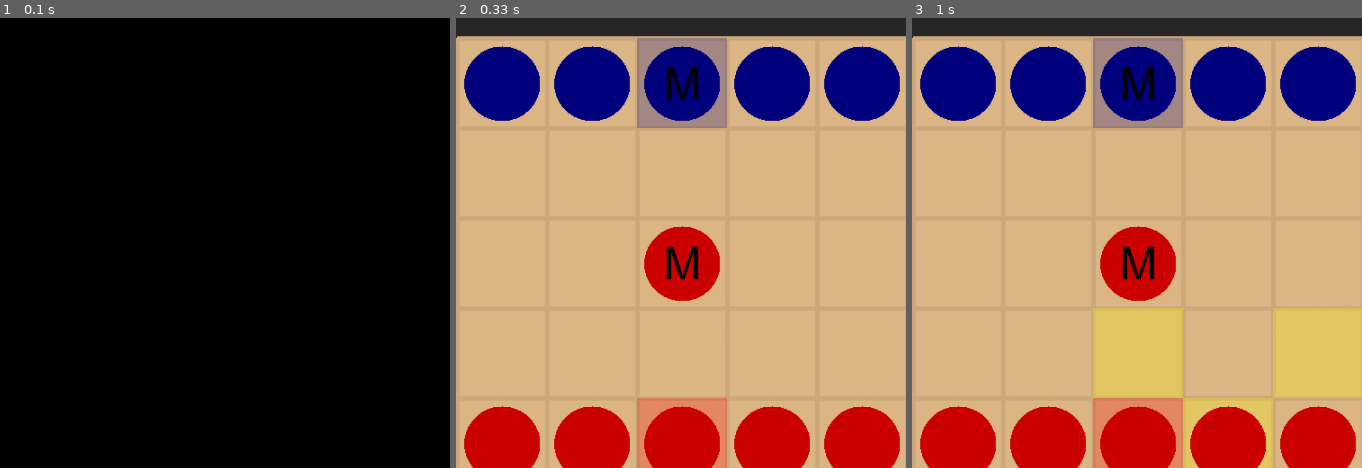
Above: before the commit, frames 1-3 (left to right).
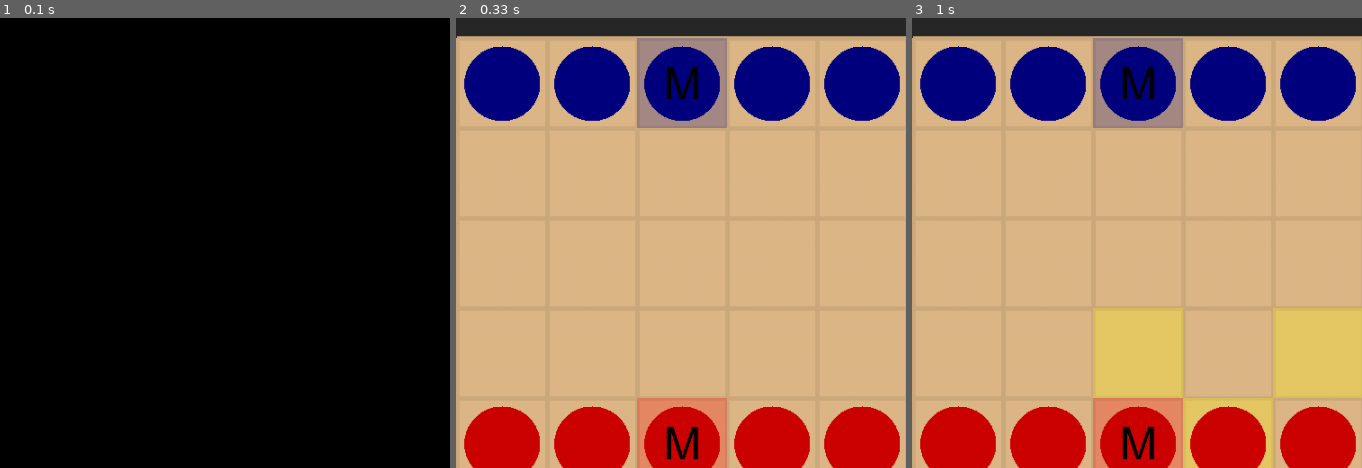
Above: after the commit, the same moments.

Repository: marioszap/onitamaEngine
Game: pygame game, started from pyGame.py
Two runs of this game, one before a commit and one after it. Both use one fixed random seed, a clock stepped at 60 frames per second and the inputs below.
Inputs (mouse positions are % of the whole screen's width and height, from its top left):
- Up to frame 1 (0.1 s): no input
- Up to frame 2 (0.33 s): no input
- Up to frame 3 (1 s): click (25, 89) at 0.43 s; click (60, 72) at 0.8 s
The pictures show only the part of the screen within x 25-75%, y 23-73%; the shares and areas given below are measured in that part.

Frame 1 is identical in both runs. In frame 2, 2.6% of the frame differs, in the area x 41-59%, y 46-99%; in frame 3, 2.6%.

Commit message:
Fixed bugs for choosing types of players

Diff:
--- a/engine.py
+++ b/engine.py
@@ -170,8 +170,8 @@
                     + [["--" for i in range(n)] for i in range(n-2)] \
                     + [["p2S" for i in range(n)]]
         self.p1Throne = [0, n//2]
-        #self.p2Throne = [n-1, n//2]
-        self.p2Throne = [n-3, n//2] #this is to be replaced with code above
+        self.p2Throne = [n-1, n//2]
+        #self.p2Throne = [n-3, n//2] #this is to be replaced with code above
         self.board[self.p1Throne[0]][self.p1Throne[1]] = "p1M"
         self.board[self.p2Throne[0]][self.p2Throne[1]] = "p2M"
         self.clicked = False
@@ -334,5 +334,6 @@
         if returnList:
             validMoves = list(validMoves.values())
             validMoves = list(k for k,_ in itertools.groupby(validMoves)) #drop duplicates
-        print(validMoves)
-        return validMoves #format: [[pawnCoordX, pawnCoordY], [newCoordX, newCoordY]]
+
+        return validMoves #format list: [[[pawnCoordX, pawnCoordY], [newCoordX, newCoordY]], ..., ]
+                        #format dict: {card1: [[[pawnCoordX, pawnCoordY], [newCoordX, newCoordY]], ... ,]}
--- a/pyGame.py
+++ b/pyGame.py
@@ -52,7 +52,7 @@
 
 def engine(p1Type=0, p2Type=0) -> None:
     pygame.init()
-    pTypes = [p1Type, p2Type]
+    pTypes = [int(p1Type), int(p2Type)]
     game = initGame(pTypes)
     clock = pygame.time.Clock()
     screen.fill(pygame.Color("white"))
@@ -61,10 +61,11 @@
     turnFinished = False
     x = game.getPlayerValidMoves('p2')
 
-    for p in range(len(pTypes)): #if player is played by AI inactivate their cards
+    for p in range(len(pTypes)): #if player is played by AI deactivate their cards
         if pTypes[p]:
             for card in game.players[p].cards:
                 card.active = False
+                print('deactivated')
 
     while running:
         for e in pygame.event.get():
@@ -96,7 +97,7 @@
                     cardToPlay = x
 
             if not cardToPlay is None:
-                if pTypes[game.activePlayerIndex] == 0:
+                if int(pTypes[game.activePlayerIndex]) == 0:
                     turnFinished = game.highlightSquares(screen, cardToPlay, player.name)
                 elif int(pTypes[game.activePlayerIndex]) == 1:
                     game.movePawn([0,0], [1,1])
